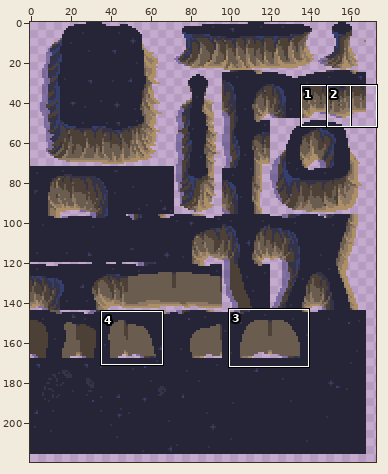
Pixel-art file, stored at assets_src/image/terrain/tilesets/grass_cave_wall_tileset.ase. The picture above shows the old version from afar; the outline marks the close-up.
Close-up. Before:
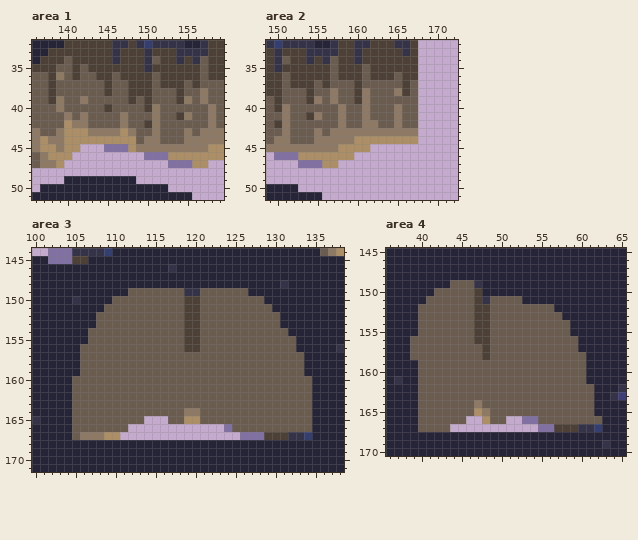
256x256 pixels, 1 frame. Shown: area 1: x 136..159, y 32..51; area 2: x 149..172, y 32..51; area 3: x 100..138, y 144..171; area 4: x 36..65, y 145..170. The wide view leaves out empty margins. The commit also changed other parts of the picture, which this record leaves out.
After the commit:
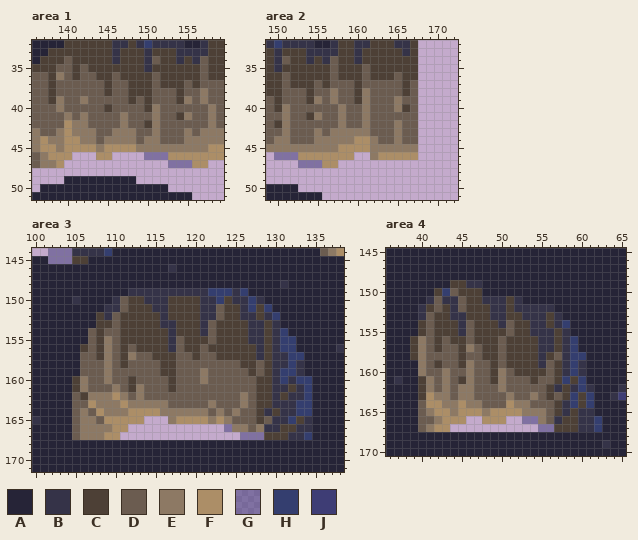
Palette (. is transparent): A #262437  B #353348  C #4d4036  D #6b5c50  E #8d7964  F #ac8e67  G #14165e62  H #343e6f  J #3e3d75
The exact change:
Area 1, layer "walls":
y 43: x 141..142 FF -> EE; x 144..145 EE -> DD; x 147 F -> E
y 44: x 142..148 FFFFFFF -> EEDEEEE
y 45: x 142..147 ...GGG -> FFEFFF
y 46: x 144..145 .. -> FF
Area 2, layer "walls":
y 38: x 165 E -> D
y 39: x 165 D -> E
y 40: x 166 D -> C
y 41: x 165 E -> D
y 42: x 162 E -> D
y 43: x 162..164 EEE -> DDD; x 166..167 EE -> DD
y 44: x 162..167 FFFFFF -> EDDEDD
y 45: x 162..167 ...... -> EEEEEE
y 46: x 162..167 ...... -> EFFFFF
Area 3, layer "walls":
y 149: x 112..118 DDDDDDD -> BBBBBBB; x 121..126 DDDDDD -> BHHHBH
y 150: x 110 D -> B; x 112..118 DDDDDDD -> CCBBBCC; x 121..128 DDDDDDDD -> BBHCBBHB
y 151: x 109..110 DD -> BB; x 112..118 DDDDDDD -> CCCBBCC; x 121..122 DD -> BB; x 124..129 DDDDDD -> CCBHCH
y 152: x 108..109 DD -> CB; x 111..118 DDDDDDDD -> CCCCCBCC; x 121..122 DD -> BB; x 124..130 DDDDDDD -> CCBBCBH
y 153: x 108..109 DD -> CC; x 111..118 DDDDDDDD -> CCCCCBBC; x 121 D -> B; x 123..130 DDDDDDDD -> CCCCBBCB
y 154: x 108 D -> C; x 111..118 DDDDDDDD -> CCCCCCBC; x 121 D -> B; x 123..131 DDDDDDDDD -> CCCCBBCBH
y 155: x 108..109 DD -> CE; x 111..117 DDDDDDD -> CCCCCCB; x 121 D -> C; x 123..132 DDDDDDDDDD -> CCCCBBCBHH
y 156: x 106 D -> C; x 108..109 DD -> CE; x 111 D -> C; x 113..117 DDDDD -> CCCCB; x 122..132 DDDDDDDDDDD -> CCCCCCBCBHH
y 157: x 108..109 DD -> CE; x 111..112 DD -> CE; x 115..117 DDD -> CCC; x 120 D -> C; x 123..133 DDDDDDDDDDD -> CCCCCBCBBHH
y 158: x 109 D -> E; x 111 D -> C; x 116..117 DD -> CC; x 126..127 DD -> CC; x 129..133 DDDDD -> CBBHB
y 159: x 109 D -> E; x 116..117 DD -> CC; x 121 D -> E; x 127 D -> C; x 129..133 DDDDD -> CBHHB
y 160: x 105..106 DD -> CE; x 109 D -> E; x 112 D -> C; x 117 D -> C; x 121 D -> E; x 128..134 DDDDDDD -> CCBHBHH
y 161: x 105..106 DD -> CE; x 110 D -> E; x 112..113 DD -> CE; x 117 D -> C; x 128..134 DDDDDDD -> CCBBCBH
y 162: x 106..111 DDDDDD -> CEEEFE; x 113 D -> E; x 126 D -> E; x 128..134 DDDDDDD -> CCBCBBH
y 163: x 107..116 DDDDDDDDDD -> FEEEFEEEEE; x 122 D -> E; x 126 D -> E; x 128..134 DDDDDDD -> CCBBBHH
y 164: x 106 D -> E; x 108..118 DDDDDDDDDDD -> FEEEFFFFEEE; x 121 D -> E; x 123 D -> E; x 125 D -> E; x 128..134 DDDDDDD -> CBCBBHH
y 165: x 106..107 DD -> EE; x 109..113 DDDDD -> FFFFF; x 117..118 DD -> EF; x 121..124 DDDD -> FEFE; x 128 D -> C; x 130..134 DDDDD -> BBHCB
y 166: x 106..111 DDDDDD -> EEEEFF; x 125..126 DD -> EE; x 128..134 DDDDDDD -> EBBCCBB
Area 4, layer "walls":
y 149: x 44..46 DDD -> CCB
y 150: x 42..43 DD -> CH; x 45..46 DD -> CC
y 151: x 41 D -> B; x 43..44 DD -> BB; x 46 D -> C; x 49..52 DDDD -> BBCB
y 152: x 40..41 DD -> BC; x 43..44 DD -> CB; x 46 D -> C; x 49..56 DDDDDDDD -> BBCBBBBB
y 153: x 40 D -> B; x 42..46 DDDDD -> CCBBC; x 49..57 DDDDDDDDD -> BBCCBBBCB
y 154: x 40 D -> C; x 42..45 DDDD -> CCCB; x 49..50 DD -> CB; x 52..58 DDDDDDD -> CCBBCBH
y 155: x 40 D -> C; x 42..45 DDDD -> CCCB; x 49..50 DD -> CC; x 52..58 DDDDDDD -> CCBBBCB
y 156: x 39..40 DD -> CE; x 42 D -> C; x 44..45 DD -> CC; x 49 D -> C; x 51..59 DDDDDDDDD -> CCCCBBCBH
y 157: x 39..40 DD -> CE; x 42 D -> C; x 45..46 DD -> CE; x 49 D -> C; x 51..59 DDDDDDDDD -> CCCCBBCBH
y 158: x 39..40 DD -> CE; x 45 D -> C; x 49 D -> C; x 51..56 DDDDDD -> CCCCBC; x 58..60 DDD -> BHH
y 159: x 40 D -> E; x 42 D -> C; x 45..46 DD -> CE; x 49 D -> C; x 51..55 DDDDD -> CCCCB; x 57..60 DDDD -> CBHB
y 160: x 40 D -> E; x 43 D -> E; x 46 D -> E; x 49..50 DD -> CE; x 52..55 DDDD -> CCCC; x 57..60 DDDD -> CBHB
y 161: x 40..41 DD -> CE; x 43 D -> E; x 45..46 DD -> CE; x 49..50 DD -> CE; x 54 D -> C; x 57..60 DDDD -> CHCH
y 162: x 40..41 DD -> CE; x 43 D -> E; x 45..46 DD -> EE; x 50 D -> E; x 56..61 DDDDDD -> CBCBHB
y 163: x 40..43 DDDD -> CFEE; x 45..46 DD -> EE; x 51 D -> E; x 54 D -> E; x 56 D -> C; x 58..61 DDDD -> CHCH
y 164: x 41..46 DDDDDD -> FFEEFE; x 51..53 DDD -> FEE; x 57..61 DDDDD -> CBHCH
y 165: x 41..46 DDDDDD -> EFFEFF; x 49..55 DDDDDDD -> FFFFEEE; x 57..61 DDDDD -> CBCBB
y 166: x 42..45 DDDD -> EFFF; x 49..50 DD -> FF; x 55 D -> E; x 57..62 DDDDDD -> BCCBBH
y 167: x 41..43 DDD -> EFF
Changed places in both close-ups, as pixel boxes (x1, y1, x2, y2):
changed: (72, 128, 136, 160)
changed: (370, 88, 418, 160)
changed: (72, 288, 312, 432)
changed: (410, 280, 602, 432)
